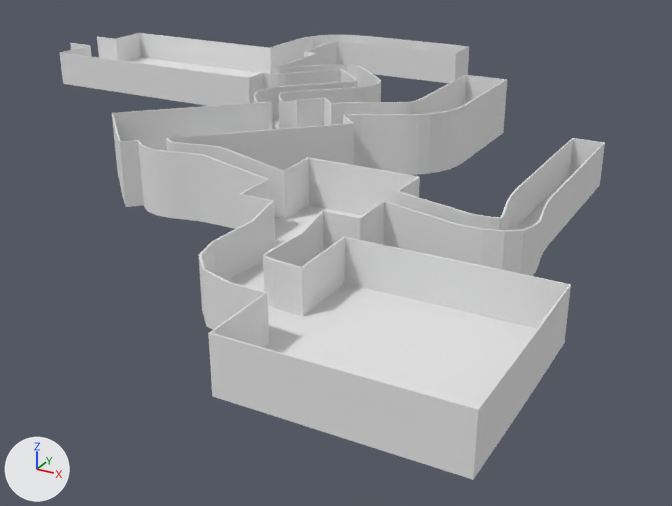
The Blender file Assets/Models/env/Level/NewLevel.blend, before and after one commit.
The view is the same before and after, from a camera (50 mm lens) standing at (2.59, -5.68, 3.66) and looking at (-2.83, 4.17, -1.27). Lighting does not change. The marker at lower left points along +X, +Y and +Z.
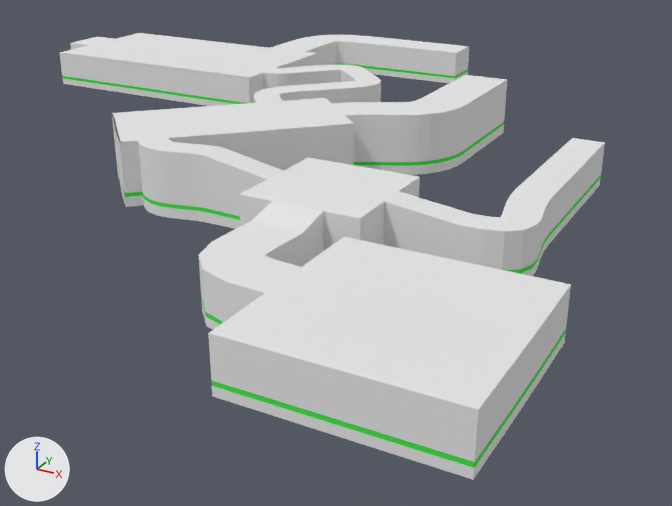
Boxes (x1, y1, x2, y2) around the edits, measured in the pictures (672 x 506 px):
part 1 of me_cube, added: after (60, 41, 605, 469)

Edits to the bpy script that builds the scene:
```text
Add mat_strip:
    mat_strip = principled_material('Strip')
    mat_strip.base_color = (0.0562, 0.8, 0.0615)  # green #43e746
    mat_strip.roughness = 1.0
Add mat_path:
    mat_path = principled_material('Path')
    mat_path.base_color = (0.335, 0.8, 0.257)  # green #9de78b
Add mat_floor:
    mat_floor = principled_material('Floor')
    mat_floor.base_color = (0.8, 0.8, 0.8)  # white #e7e7e7
Change me_cube:
    used by ob_cube; location = (0.0, 0.0, 0.0)
    remove me_cube.from_pydata(...)  # 2296 vertices, 2068 faces; spans x -9.36..1.02, y -1.01..9.49, z -0.04..0.71
    add me_cube.from_pydata(...)  # 4176 vertices, 3967 faces; spans x -9.36..1.02, y -1.01..9.49, z -0.04..0.71
    me_cube part 1: 1880 vertices added at x -9.36..1.02, y -1.01..9.49, z -0.04..0.48
    add me_cube.materials.append(mat_strip)  # green #43e746
    add me_cube.materials.append(mat_floor)  # white #e7e7e7
    add me_cube.materials.append(mat_path)  # green #9de78b
```
